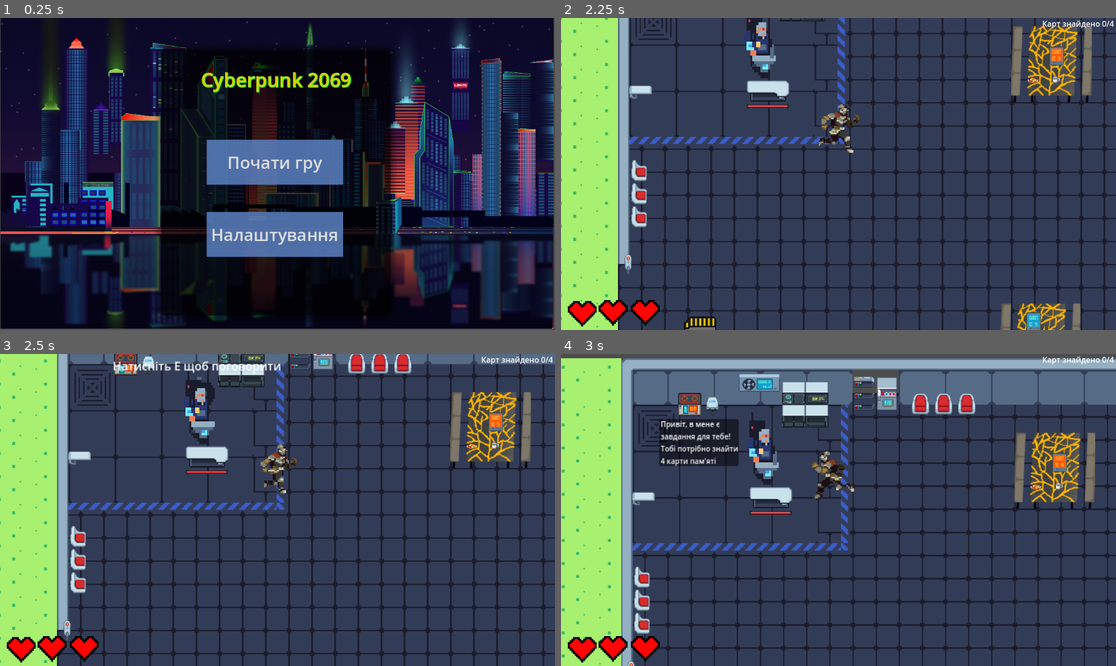
Above: before the commit, frames 1-4 (two rows, left to right).
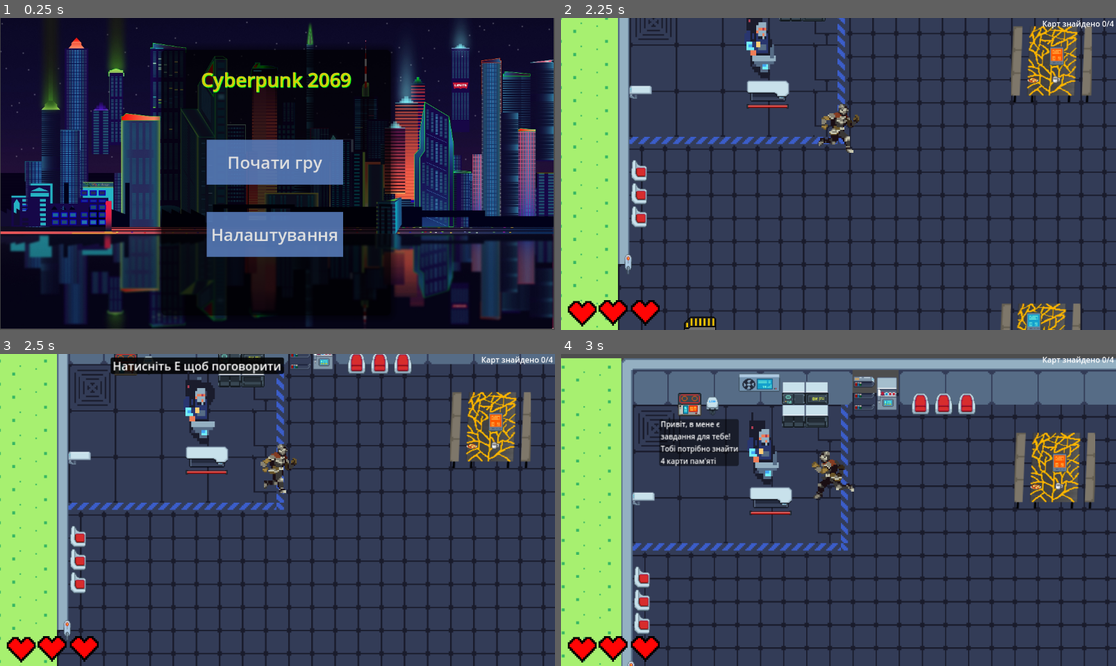
Above: after the commit, the same moments.

Repository: liketaurus/SE-practice-template
Game: Godot game, scene res://Scenes/menu.tscn
The game is run twice, just before and just after one commit, with the same random seed, the same clock (stepped at 60 frames per second) and the same inputs.
Inputs:
- Up to frame 1 (0.25 s): no input
- Up to frame 2 (2.25 s): click "Почати гру" at 0.5 s; tap Enter at 1.25 s; hold E 1.28-2.03 s; hold W from 1.28 s (still down); tap Space at 1.52 s; tap Shift at 2.1 s
- Up to frame 3 (2.5 s): keep holding W; tap Space at 2.27 s
- Up to frame 4 (3 s): release W at 2.78 s; hold A from 2.78 s (still down); hold E from 2.78 s (still down)

Frames 1-2 are identical in both runs. In frame 3, 1.5% of the frame differs, in the area x 19-52%, y 1-7%; in frame 4, nothing differs.

Commit message:
UpdateLabel

Diff:
--- a/src/Cyberpunk2069/Scenes/NPC.tscn
+++ b/src/Cyberpunk2069/Scenes/NPC.tscn
@@ -11,6 +11,15 @@
 corner_radius_top_right = 3
 corner_radius_bottom_right = 3
 corner_radius_bottom_left = 3
+
+[sub_resource type="StyleBoxFlat" id="StyleBoxFlat_3ggyo"]
+bg_color = Color(0, 0, 0, 0.858824)
+corner_radius_top_left = 3
+corner_radius_top_right = 3
+corner_radius_bottom_right = 3
+corner_radius_bottom_left = 3
+expand_margin_left = 3.0
+expand_margin_right = 3.0
 
 [sub_resource type="RectangleShape2D" id="RectangleShape2D_fubd8"]
 size = Vector2(2.78, 1.88)
@@ -77,6 +86,7 @@
 offset_top = -122.0
 offset_right = 117.0
 offset_bottom = -99.0
+theme_override_styles/normal = SubResource("StyleBoxFlat_3ggyo")
 text = "Натисніть E щоб поговорити"
 
 [node name="Npc" type="Sprite2D" parent="."]
Not shown: 1 places in src/Cyberpunk2069/Scenes/NPC.tscn that only renumber resources
